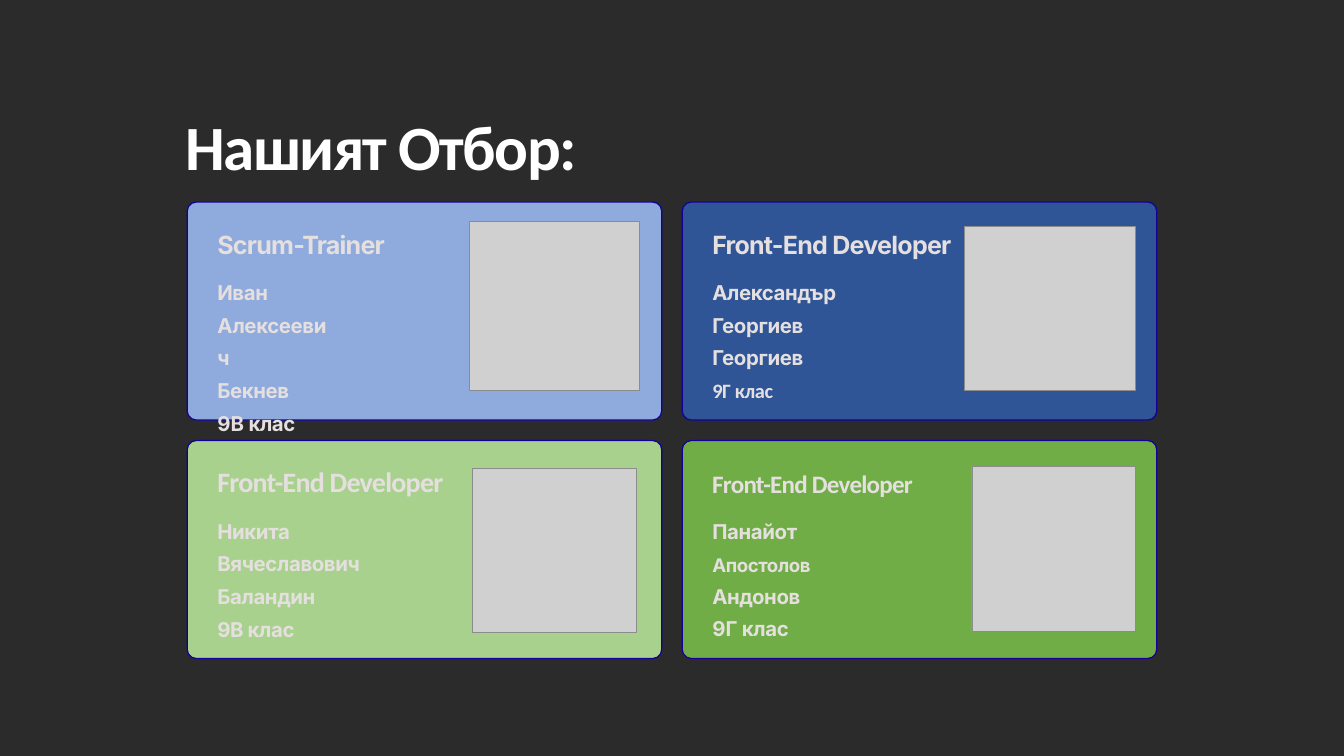
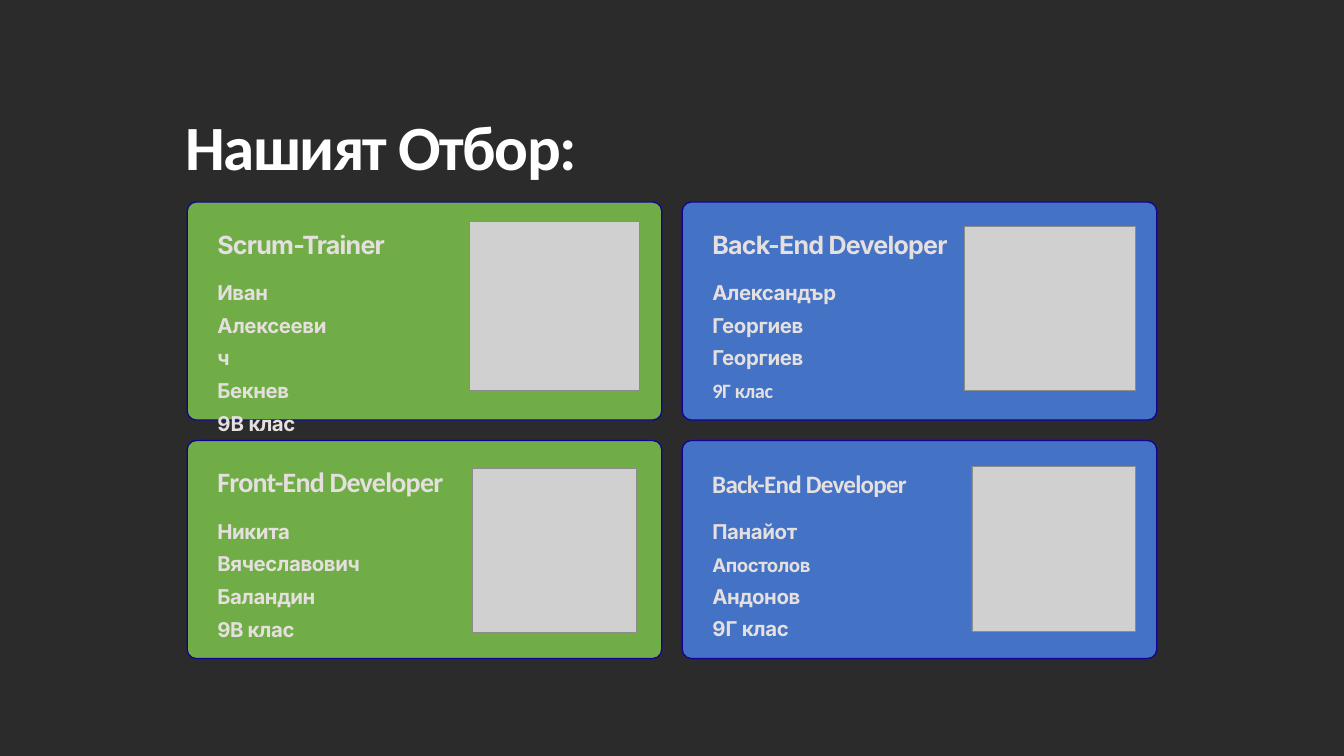
Before and after one commit to codingburgas/2324-space-sprint-project-galaxycoders, a slide deck: slide 2 of documents/galaxycoders.pptx. Drawn at 1344x756 pixels with LibreOffice and Linux fonts; fonts in the diff are those of the drawing; grey boxes stand for pictures; background and template pictures are left out; a plain dark background stands for a picture behind light text. Boxes give left, top, right and bottom in pixels: in the first picture for what was removed or moved away, otherwise in the second. Text is boxed around its words. In the diff, an @@ line names an element or a change of style, - is before the commit and + after.

```diff
--- a/documents/galaxycoders.pptx
+++ b/documents/galaxycoders.pptx
@@ rounded rectangle at <box>187,202,662,420</box>: fill #8FAADC to #70AD47 @@
@@ rounded rectangle at <box>682,202,1157,420</box>: fill #2F5597 to #4472C4 @@
@@ text at <box>712,236,948,259</box>: text changed @@
-Front-End Developer
+Back-End Developer
@@ rounded rectangle at <box>187,440,662,659</box>: fill #A9D18E to #70AD47 @@
@@ rounded rectangle at <box>682,440,1157,659</box>: fill #70AD47 to #4472C4 @@
@@ text at <box>712,475,907,497</box>: text changed @@
-Front-End Developer
+Back-End Developer
```
Also in this commit, not shown: 4 other slides changed, 2 other files.
